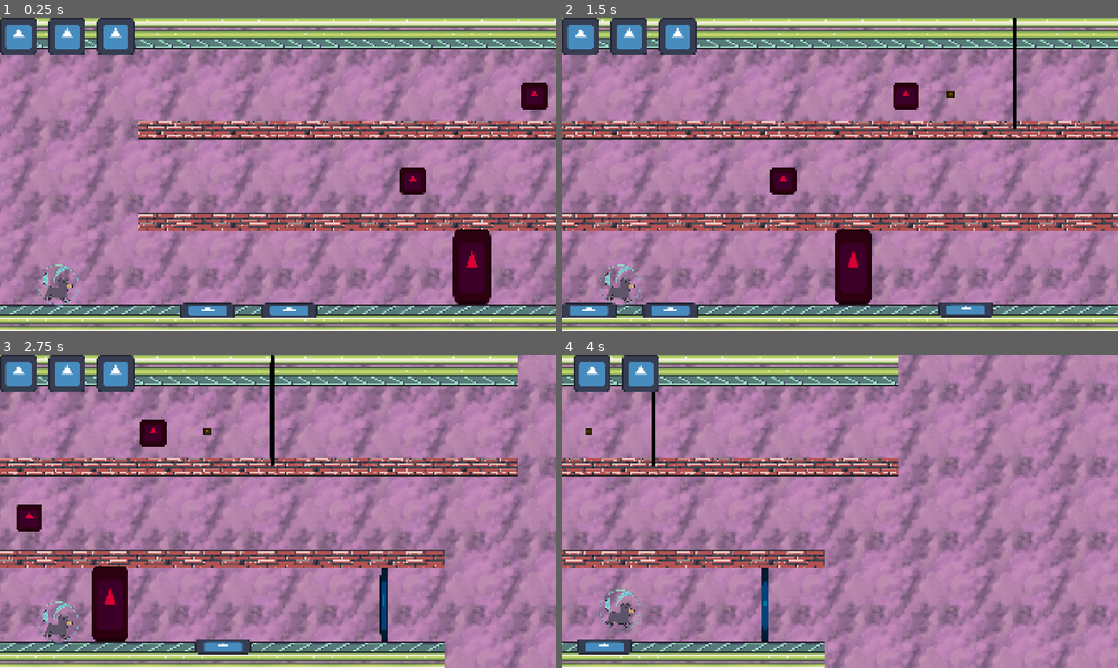
Above: before the commit, frames 1-4 (two rows, left to right).
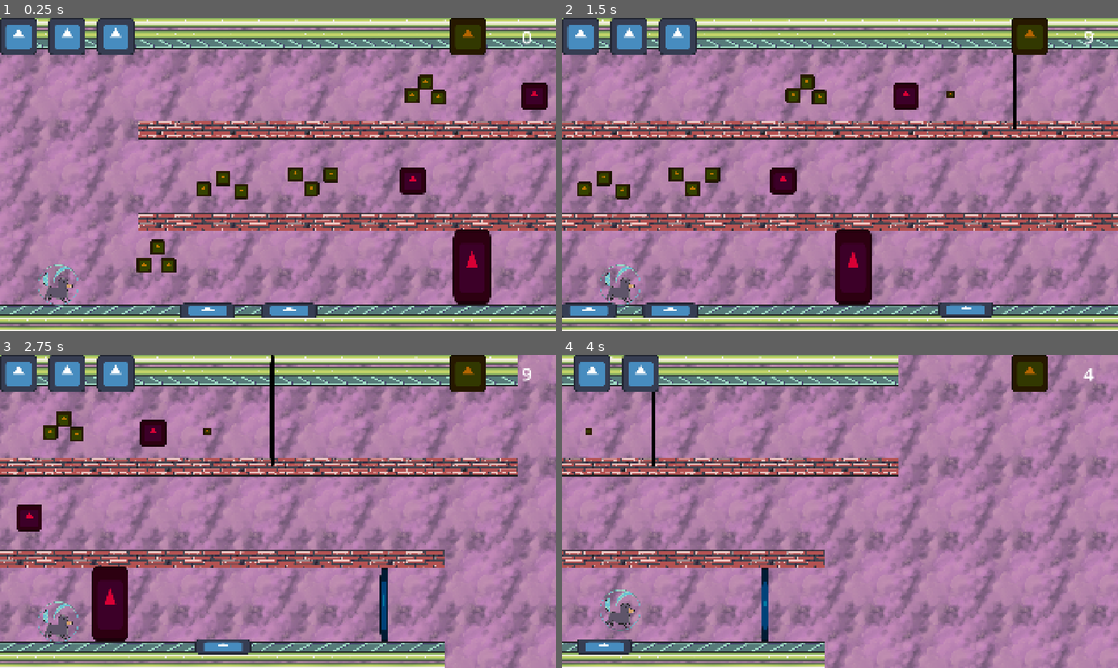
Above: after the commit, the same moments.

Repository: ricargoes/LayeredWheel
Game: Godot game, scene res://src/world.tscn
Same seed, same stepped clock (60 frames per second), same inputs: the game is played once before the commit and once after it. The engine's default icon, where the game draws it, is replaced by a stand-in: a white triangle on a blue panel in a dark square.
Inputs:
- Up to frame 1 (0.25 s): no input
- Up to frame 2 (1.5 s): hold C (change_layer) 0.53-1.28 s; tap Space (jump) at 0.77 s; tap C (change_layer) at 1.35 s
- Up to frame 3 (2.75 s): tap Space (jump) at 1.52 s; hold S (down) from 2.03 s (still down); hold C (change_layer) from 2.03 s (still down)
- Up to frame 4 (4 s): release S (down) at 2.78 s; release C (change_layer) at 2.78 s; tap C (change_layer) at 2.85 s; tap Space (jump) at 3.02, 3.77 s; hold C (change_layer) from 3.53 s (still down)

The runs differ from the first frame. In frame 1, 2.3% of the frame differs, in the area x 24-96%, y 0-82%; in frame 2, 1.9%; in frame 3, 1.2%; in frame 4, 0.8%.

Commit message:
coins and score

Diff:
--- a/src/characters/wheel.gd
+++ b/src/characters/wheel.gd
@@ -9,6 +9,8 @@
 @export
 var max_life_points: int = 3
 
+var points: int = 0
+
 var outer_layer: GameLibrary.Element = GameLibrary.Element.Air
 var inner_layer: GameLibrary.Element = GameLibrary.Element.Air
 var life_points: float = 50.0
@@ -16,11 +18,11 @@
 
 var jump_impulse_time: float = 0.0
 
-signal died
+signal died(points: int)
 
 func _ready() -> void:
 	life_points = max_life_points
-	$UI.initialize(max_life_points)
+	$UI.initialize(max_life_points, points)
 
 func _process(delta: float) -> void:
 	velocity.x = player_speed
@@ -119,11 +121,16 @@
 	else:
 		$ActiveLayerLifespan.stop()
 
+func score(value: int) -> void:
+	points = max(0, points + value)
+	$UI.sync_points(points)
+
 func hurt(damage: int = 1):
 	life_points -= damage
+	score(-5)
 	$UI.sync_life(life_points, max_life_points)
 	if life_points <= 0:
 		die()
 
 func die():
-	died.emit()
+	died.emit(points)
--- /dev/null
+++ b/src/stage/coin.gd
@@ -0,0 +1,8 @@
+extends Area2D
+
+@export
+var value: int = 3
+
+func _on_body_entered(body: Wheel) -> void:
+	body.score(value)
+	queue_free()
--- /dev/null
+++ b/src/stage/coin.tscn
@@ -0,0 +1,32 @@
+[gd_scene format=3 uid="uid://cgukodaqw7o2y"]
+
+[ext_resource type="Texture2D" uid="uid://djpb8v3usvygg" path="res://icon.svg" id="1_ccj0r"]
+[ext_resource type="Script" uid="uid://chthro77odf3t" path="res://src/stage/coin.gd" id="1_hxll2"]
+
+[sub_resource type="SpriteFrames" id="SpriteFrames_pg213"]
+animations = [{
+"frames": [{
+"duration": 1.0,
+"texture": ExtResource("1_ccj0r")
+}],
+"loop": 1,
+"name": &"default",
+"speed": 5.0
+}]
+
+[sub_resource type="RectangleShape2D" id="RectangleShape2D_kvonq"]
+size = Vector2(52, 52)
+
+[node name="Coin" type="Area2D" unique_id=987083466]
+collision_layer = 0
+script = ExtResource("1_hxll2")
+
+[node name="AnimatedSprite2D" type="AnimatedSprite2D" parent="." unique_id=1952731497]
+self_modulate = Color(0.7496641, 0.4681136, 0, 1)
+scale = Vector2(0.4, 0.4)
+sprite_frames = SubResource("SpriteFrames_pg213")
+
+[node name="CollisionShape2D" type="CollisionShape2D" parent="." unique_id=657958901]
+shape = SubResource("RectangleShape2D_kvonq")
+
+[connection signal="body_entered" from="." to="." method="_on_body_entered"]
--- a/src/ui/ui.gd
+++ b/src/ui/ui.gd
@@ -2,10 +2,12 @@
 
 var life_point_scene: PackedScene = preload("res://src/ui/life_point.tscn")
 
-func initialize(max_life_points: int) -> void:
+func initialize(max_life_points: int, points: int) -> void:
 	for i in range(max_life_points):
 		var lifepoint_object = life_point_scene.instantiate()
 		%Health.add_child(lifepoint_object)
+
+	sync_points(points)
 
 func sync_life(life_points, max_life_points) -> void:
 	var lifepoints_objects = %Health.get_children()
@@ -13,3 +15,6 @@
 		lifepoints_objects[i].get_point()
 	for i in range(max_life_points - life_points):
 		lifepoints_objects[i].lose_point()
+
+func sync_points(points: int) -> void:
+	%Score.text = str(points)
--- a/src/ui/ui.tscn
+++ b/src/ui/ui.tscn
@@ -1,6 +1,7 @@
 [gd_scene format=3 uid="uid://l0svrmegebof"]
 
 [ext_resource type="Script" uid="uid://dse5ouf22fxk8" path="res://src/ui/ui.gd" id="1_qemve"]
+[ext_resource type="Texture2D" uid="uid://djpb8v3usvygg" path="res://icon.svg" id="2_jlntk"]
 
 [node name="UI" type="CanvasLayer" unique_id=880718439]
 script = ExtResource("1_qemve")
@@ -11,3 +12,28 @@
 offset_right = 40.0
 offset_bottom = 40.0
 theme_override_constants/separation = 40
+
+[node name="Points" type="HBoxContainer" parent="." unique_id=1684041249]
+unique_name_in_owner = true
+custom_minimum_size = Vector2(0, 100)
+anchors_preset = 1
+anchor_left = 1.0
+anchor_right = 1.0
+offset_left = -40.0
+offset_bottom = 100.0
+grow_horizontal = 0
+theme_override_constants/separation = 40
+
+[node name="TextureRect" type="TextureRect" parent="Points" unique_id=525324914]
+self_modulate = Color(0.71014214, 0.3973866, 0.006385603, 1)
+layout_mode = 2
+texture = ExtResource("2_jlntk")
+
+[node name="Score" type="Label" parent="Points" unique_id=856031370]
+unique_name_in_owner = true
+custom_minimum_size = Vector2(200, 0)
+layout_mode = 2
+theme_override_font_sizes/font_size = 64
+text = "128"
+horizontal_alignment = 1
+vertical_alignment = 1
--- a/src/world.tscn
+++ b/src/world.tscn
@@ -11,6 +11,8 @@
 [ext_resource type="PackedScene" uid="uid://bp1nqua6noncu" path="res://src/stage/plasma_barrier.tscn" id="9_tnjnu"]
 [ext_resource type="PackedScene" uid="uid://cb3jsm0lixdhb" path="res://src/stage/switch.tscn" id="10_8e6n3"]
 [ext_resource type="PackedScene" uid="uid://b0ybvbdp0bwj5" path="res://src/stage/glass_door.tscn" id="11_8e6n3"]
+[ext_resource type="PackedScene" uid="uid://cgukodaqw7o2y" path="res://src/stage/coin.tscn" id="12_eemcn"]
+[ext_resource type="PackedScene" uid="uid://d3j7ud313rdnw" path="res://src/ui/end_screens.tscn" id="13_njovb"]
 
 [sub_resource type="TileSetScenesCollectionSource" id="TileSetScenesCollectionSource_53egh"]
 scenes/1/scene = ExtResource("2_jvefd")
@@ -89,3 +91,46 @@
 
 [node name="GlassDoor" parent="Hazards" unique_id=37549412 instance=ExtResource("11_8e6n3")]
 position = Vector2(2354, 990)
+
+[node name="Collectables" type="Node2D" parent="." unique_id=1630816799]
+
+[node name="Coin" parent="Collectables" unique_id=987083466 instance=ExtResource("12_eemcn")]
+position = Vector2(360, 854)
+
+[node name="Coin6" parent="Collectables" unique_id=1023871642 instance=ExtResource("12_eemcn")]
+position = Vector2(322, 792)
+
+[node name="Coin5" parent="Collectables" unique_id=903934571 instance=ExtResource("12_eemcn")]
+position = Vector2(276, 853)
+
+[node name="Coin2" parent="Collectables" unique_id=2132074046 instance=ExtResource("12_eemcn")]
+position = Vector2(548, 553)
+
+[node name="Coin7" parent="Collectables" unique_id=2117753524 instance=ExtResource("12_eemcn")]
+position = Vector2(480, 591)
+
+[node name="Coin8" parent="Collectables" unique_id=1231738610 instance=ExtResource("12_eemcn")]
+position = Vector2(611, 598)
+
+[node name="Coin9" parent="Collectables" unique_id=2093194850 instance=ExtResource("12_eemcn")]
+position = Vector2(921, 541)
+
+[node name="Coin10" parent="Collectables" unique_id=423607008 instance=ExtResource("12_eemcn")]
+position = Vector2(853, 589)
+
+[node name="Coin3" parent="Collectables" unique_id=459236074 instance=ExtResource("12_eemcn")]
+position = Vector2(798, 540)
+
+[node name="Coin4" parent="Collectables" unique_id=578499051 instance=ExtResource("12_eemcn")]
+position = Vector2(1201, 267)
+
+[node name="Coin11" parent="Collectables" unique_id=593575384 instance=ExtResource("12_eemcn")]
+position = Vector2(1292, 275)
+
+[node name="Coin12" parent="Collectables" unique_id=1800445761 instance=ExtResource("12_eemcn")]
+position = Vector2(1248, 221)
+
+[node name="EndScreens" parent="." unique_id=1070660170 instance=ExtResource("13_njovb")]
+visible = false
+
+[connection signal="died" from="Wheel" to="EndScreens" method="defeat"]
Not shown, added: src/stage/coin.gd.uid
